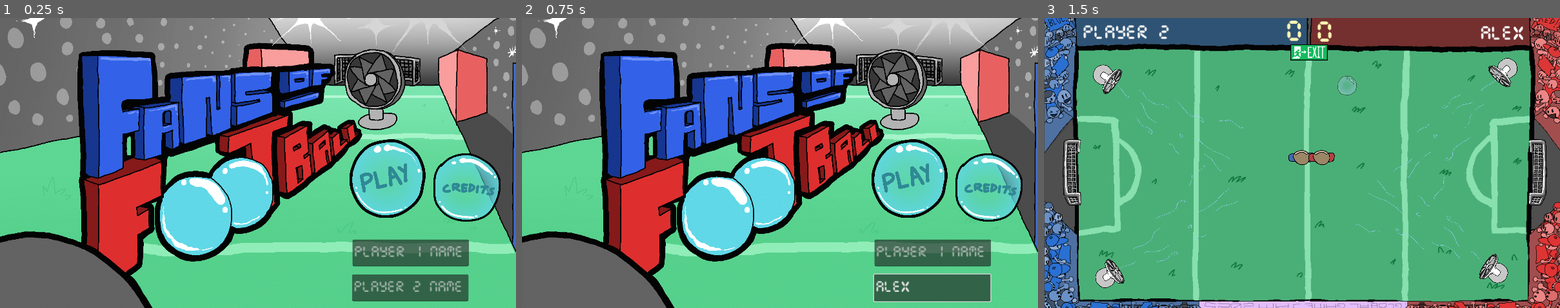
Above: before the commit, frames 1-3 (left to right).
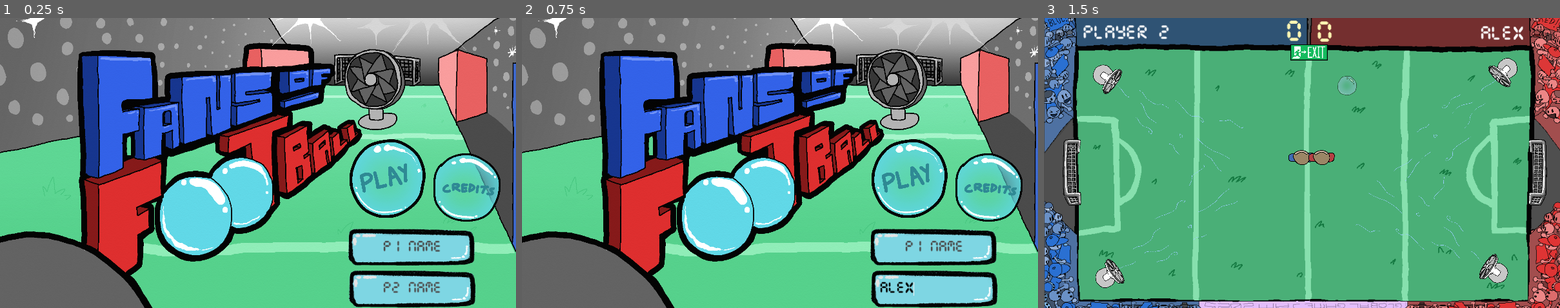
Above: after the commit, the same moments.

Repository: Calandir/ggj-2025
Game: Godot game, scene res://Scenes/menu.tscn
Same seed, same stepped clock (60 frames per second), same inputs: the game is played once before the commit and once after it. Sound files missing from this copy of the repository are replaced by a short silence.
Inputs (mouse positions are in pixels of both pictures, inside the frame that each line leads up to):
- Up to frame 1 (0.25 s): no input
- Up to frame 2 (0.75 s): click (934, 287) at 0.52 s; type "Alex" at 0.6 s
- Up to frame 3 (1.5 s): click (1431, 177) at 1.25 s

The runs differ from the first frame. In frame 1, 6.0% of the frame differs, in the area x 67-93%, y 72-100%; in frame 2, 6.0%; in frame 3, nothing differs.

Commit message:
name input themed

Diff:
--- a/Scenes/menu.tscn
+++ b/Scenes/menu.tscn
@@ -6,8 +6,25 @@
 [ext_resource type="Texture2D" uid="uid://oggxlc01snpc" path="res://Art/play_hover.png" id="3_glqw1"]
 [ext_resource type="Texture2D" uid="uid://cy6ppu0qbbym4" path="res://Art/title_screen.png" id="3_tsqhi"]
 [ext_resource type="AudioStream" uid="uid://cj3as06lsfiac" path="res://Audio/title.ogg" id="4_fv6c4"]
+[ext_resource type="Texture2D" uid="uid://bqwpd6td10ufe" path="res://Art/namebox.png" id="5_3qwvm"]
 [ext_resource type="Texture2D" uid="uid://bisme7d7hwfwn" path="res://Art/credits_button.png" id="7_1iatj"]
 [ext_resource type="Texture2D" uid="uid://cxq7nfkj5kn3u" path="res://Art/credits_hover.png" id="8_u5na2"]
+
+[sub_resource type="Theme" id="Theme_clrrq"]
+
+[sub_resource type="StyleBoxEmpty" id="StyleBoxEmpty_x45tv"]
+
+[sub_resource type="StyleBoxEmpty" id="StyleBoxEmpty_2ni7m"]
+
+[sub_resource type="StyleBoxEmpty" id="StyleBoxEmpty_nfrid"]
+
+[sub_resource type="Theme" id="Theme_4o258"]
+
+[sub_resource type="StyleBoxEmpty" id="StyleBoxEmpty_sj6lt"]
+
+[sub_resource type="StyleBoxEmpty" id="StyleBoxEmpty_58171"]
+
+[sub_resource type="StyleBoxEmpty" id="StyleBoxEmpty_n240i"]
 
 [node name="Menu" type="Control"]
 layout_mode = 3
@@ -36,26 +53,53 @@
 [node name="LineEdit1" type="LineEdit" parent="."]
 top_level = true
 layout_mode = 0
-offset_left = 786.0
-offset_top = 573.0
-offset_right = 1046.0
-offset_bottom = 633.0
+offset_left = 799.0
+offset_top = 575.0
+offset_right = 1059.0
+offset_bottom = 635.0
+theme = SubResource("Theme_clrrq")
+theme_override_colors/font_placeholder_color = Color(0.306923, 0.306923, 0.306923, 1)
+theme_override_colors/font_uneditable_color = Color(0, 0, 0, 1)
+theme_override_colors/font_color = Color(0, 0, 0, 1)
 theme_override_fonts/font = ExtResource("2_fl752")
 theme_override_font_sizes/font_size = 30
-placeholder_text = "Player 2 Name"
+theme_override_styles/focus = SubResource("StyleBoxEmpty_x45tv")
+theme_override_styles/read_only = SubResource("StyleBoxEmpty_2ni7m")
+theme_override_styles/normal = SubResource("StyleBoxEmpty_nfrid")
+placeholder_text = "   P2 Name"
+selecting_enabled = false
+
+[node name="Sprite2D" type="Sprite2D" parent="LineEdit1"]
+z_index = -1
+position = Vector2(122, 30)
+scale = Vector2(1.1166, 1)
+texture = ExtResource("5_3qwvm")
 
 [node name="LineEdit2" type="LineEdit" parent="."]
 top_level = true
 layout_mode = 0
-offset_left = 787.0
-offset_top = 495.0
-offset_right = 1047.0
-offset_bottom = 555.0
+offset_left = 799.0
+offset_top = 483.0
+offset_right = 1059.0
+offset_bottom = 543.0
+theme = SubResource("Theme_4o258")
+theme_override_colors/font_placeholder_color = Color(0.28485, 0.28485, 0.28485, 1)
+theme_override_colors/font_color = Color(0, 0, 0, 1)
 theme_override_fonts/font = ExtResource("2_fl752")
 theme_override_font_sizes/font_size = 30
-placeholder_text = "Player 1 Name"
+theme_override_styles/focus = SubResource("StyleBoxEmpty_sj6lt")
+theme_override_styles/read_only = SubResource("StyleBoxEmpty_58171")
+theme_override_styles/normal = SubResource("StyleBoxEmpty_n240i")
+placeholder_text = "   P1 NAME"
+
+[node name="Sprite2D" type="Sprite2D" parent="LineEdit2"]
+z_index = -1
+position = Vector2(120, 29)
+scale = Vector2(1.1166, 1)
+texture = ExtResource("5_3qwvm")
 
 [node name="Sprite2D" type="Sprite2D" parent="."]
+z_index = -2
 position = Vector2(577, 324)
 scale = Vector2(0.61, 0.655)
 texture = ExtResource("3_tsqhi")
Binary file added: Art/namebox.png
Not shown, added: Art/namebox.png.import
Not shown: 1 places in Scenes/menu.tscn that only renumber resources
Not shown, added: Art/namebox.psd
